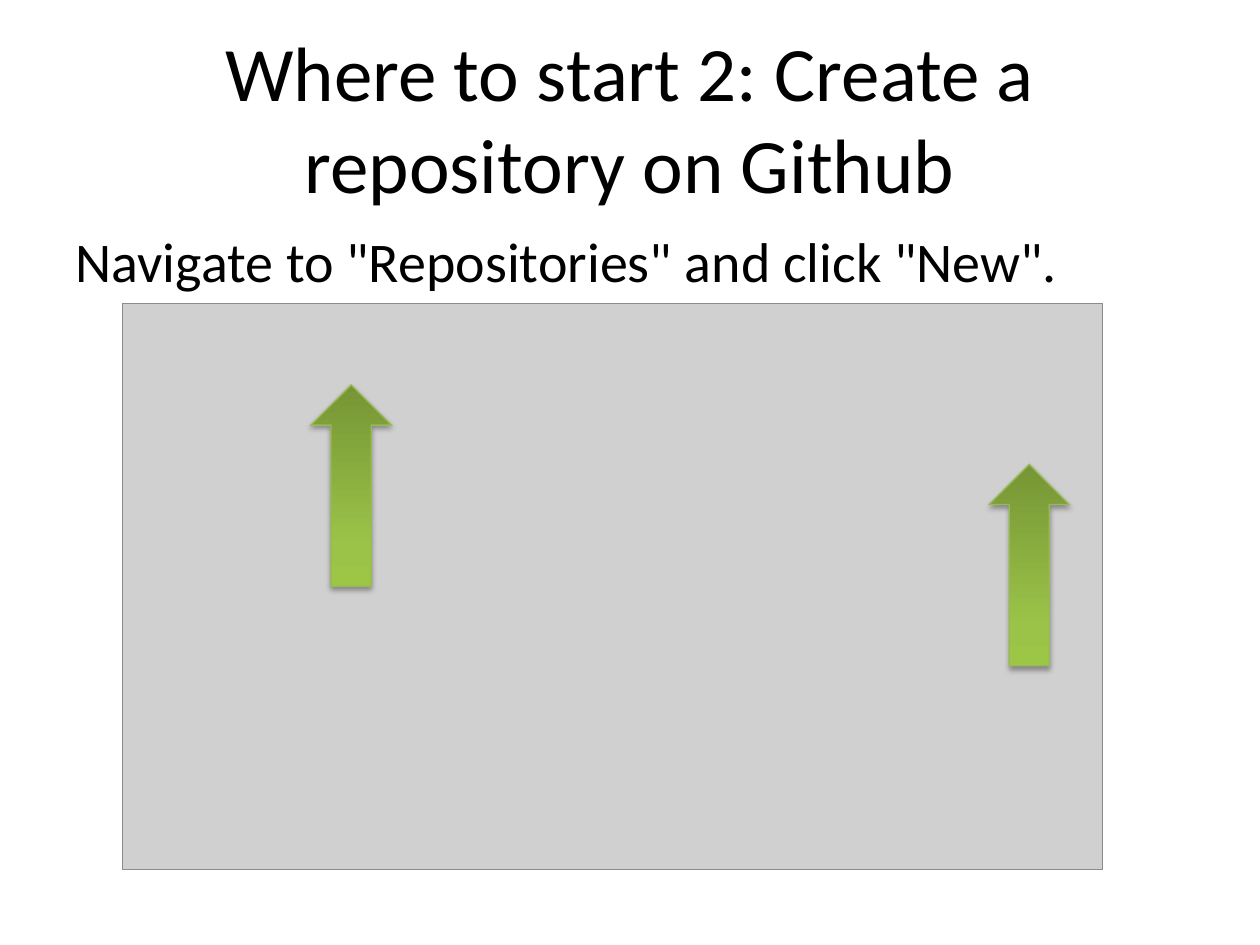
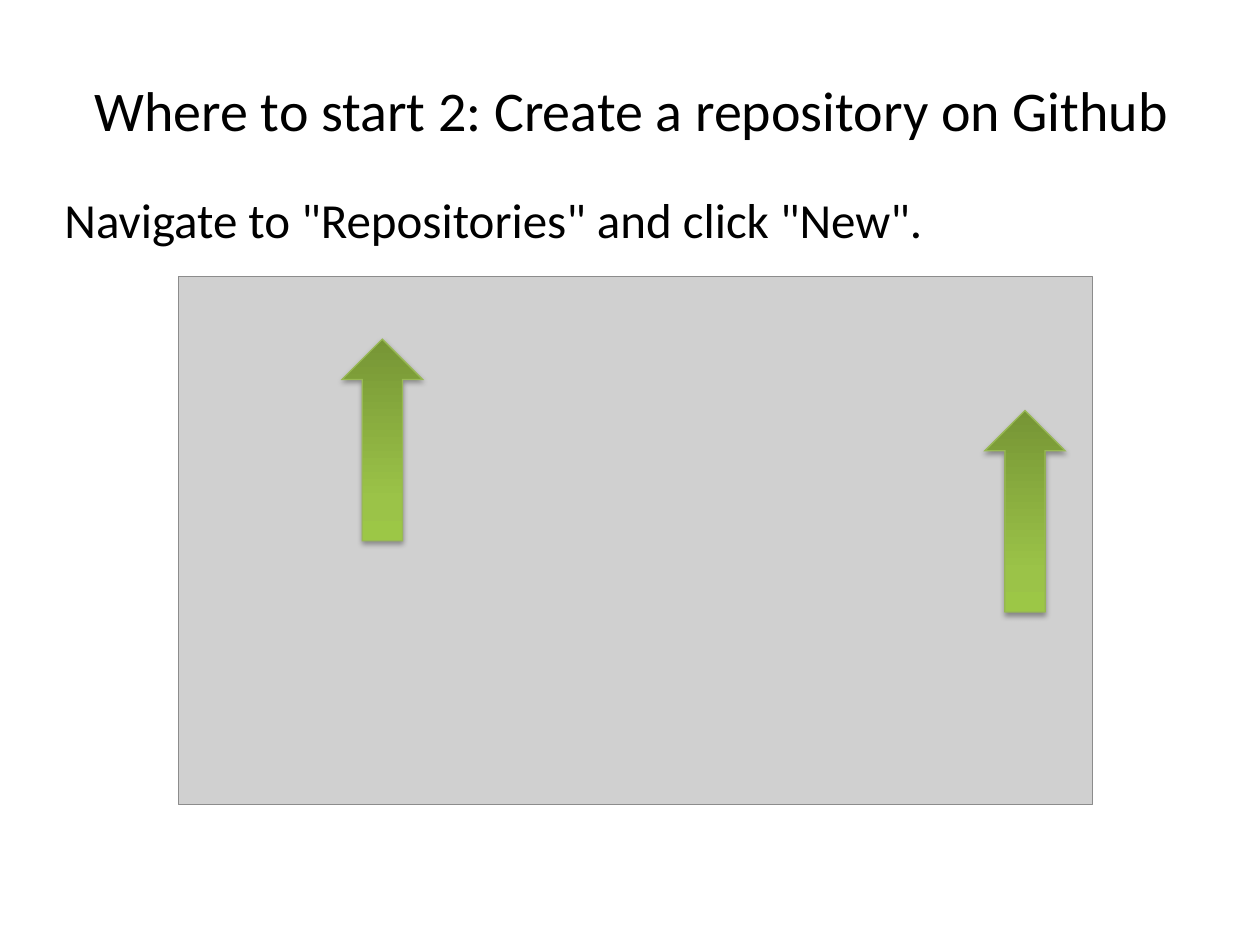
Before and after one commit to ncasuk/ncas-isc, a slide deck: slide 16 of shell/presentations/01_git2.pptx. Drawn at 1260x945 pixels with LibreOffice and Linux fonts; fonts in the diff are those of the drawing; grey boxes stand for pictures; background and template pictures are left out. Boxes give left, top, right and bottom in pixels: in the first picture for what was removed or moved away, otherwise in the second. Text is boxed around its words. In the diff, an @@ line names an element or a change of style, - is before the commit and + after.

```diff
--- a/shell/presentations/01_git2.pptx
+++ b/shell/presentations/01_git2.pptx
@@ title "Where to start 2: Create ...": place and size @@
-title "Where to start 2: Create ..." at [225, 47, 1034, 206]
+title "Where to start 2: Create ..." at [94, 92, 1168, 140]
@@ title "Where to start 2: Create ..." at [94, 92, 1168, 140]: size 44 to 32 pt; line spacing 1 to 0.9 @@
@@ text "Navigate to "Repositories" and click ...": place and size @@
-text "Navigate to "Repositories" and click ..." at [76, 243, 1057, 292]
+text "Navigate to "Repositories" and click ..." at [64, 204, 922, 247]
@@ text "Navigate to "Repositories" and click ..." at [64, 204, 922, 247]: size 32 to 28 pt; line spacing 1 to 0.9; more space between paragraphs @@
@@ picture: place and size @@
-picture at [122, 304, 1102, 869]
+picture at [179, 277, 1094, 805]
@@ down arrow: place and size @@
-down arrow at [311, 384, 392, 586]
+down arrow at [343, 339, 423, 541]
@@ down arrow: place and size @@
-down arrow at [989, 465, 1070, 667]
+down arrow at [985, 411, 1066, 612]
```
Also in this commit, not shown: 39 other slides changed, 4 other files.
